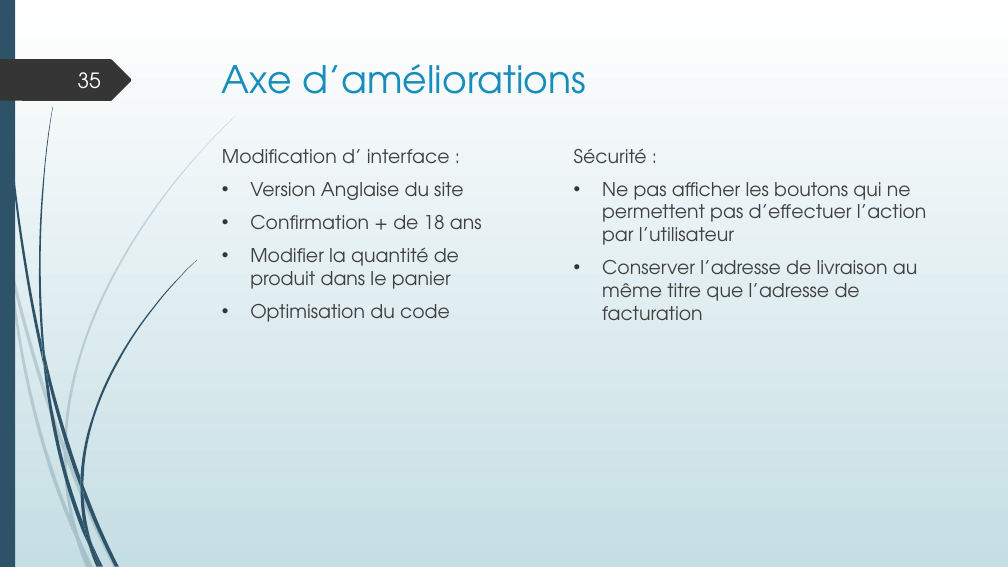
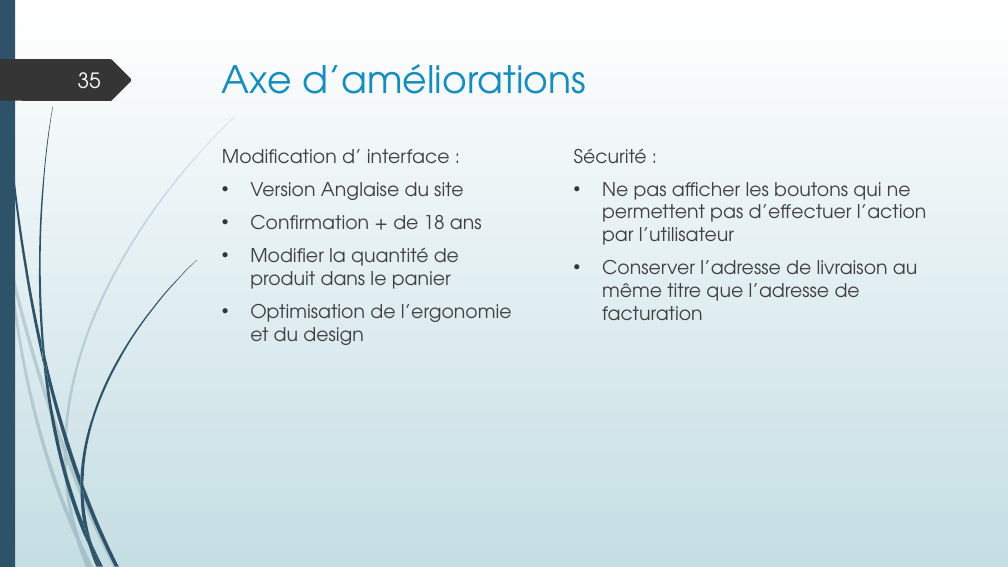
Before and after one commit to LisaF0/projet, a slide deck: slide 35 of aDoc/Projet boutique en ligne.pptx. Drawn at 1008x567 pixels with LibreOffice and Linux fonts; fonts in the diff are those of the drawing. Boxes give left, top, right and bottom in pixels: in the first picture for what was removed or moved away, otherwise in the second. Text is boxed around its words. In the diff, an @@ line names an element or a change of style, - is before the commit and + after.

```diff
--- a/aDoc/Projet boutique en ligne.pptx
+++ b/aDoc/Projet boutique en ligne.pptx
@@ text at [250, 304, 512, 345]: text changed @@
-• Optimisation du code
+• Optimisation de l’ergonomie et du design
```
Also in this commit, not shown: 3 other slides changed, 3 other files.
